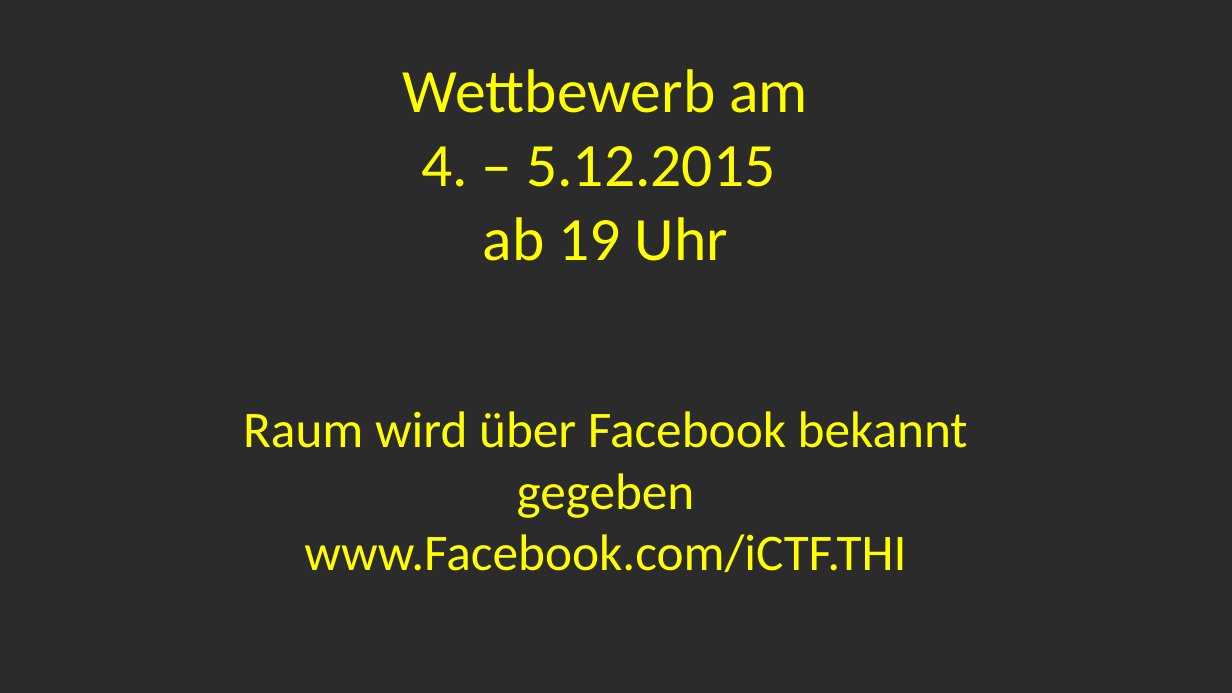
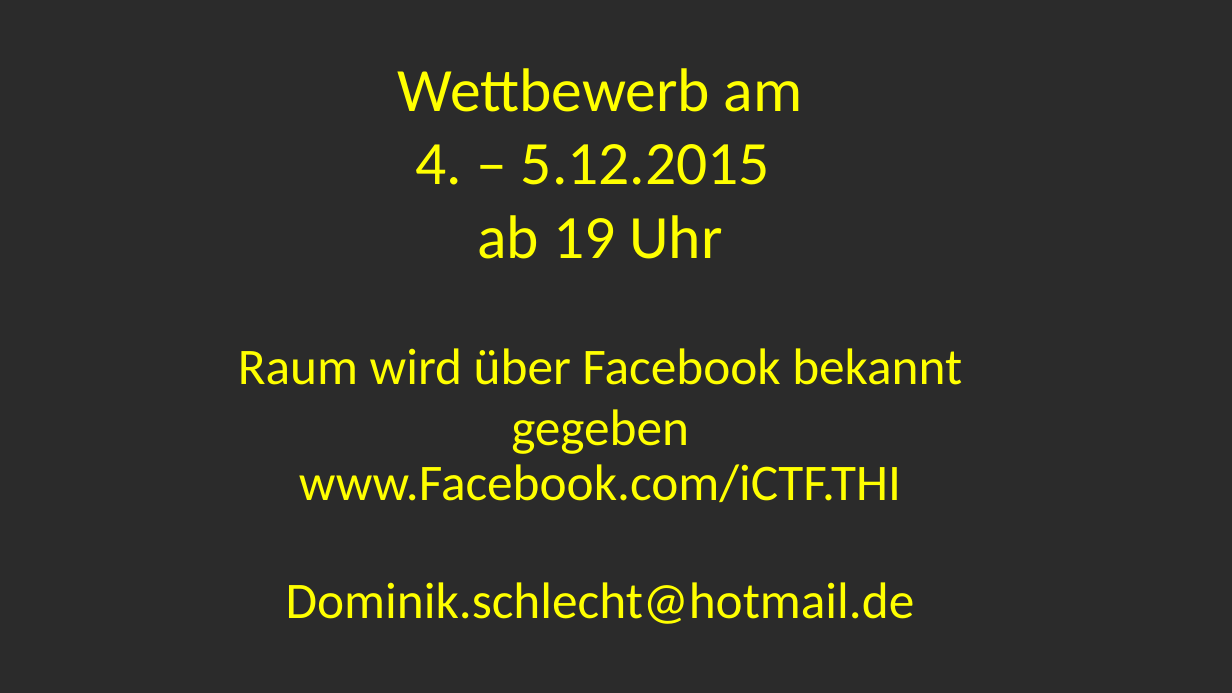
Before and after one commit to DominikSchlecht/masterProjWS15, a slide deck: slide 6 of Marketing/Infoveranstaltung iCTF.odp (slide 7 before the commit). Drawn at 1232x693 pixels with LibreOffice and Linux fonts; fonts in the diff are those of the drawing; background and template pictures are left out; a plain dark background stands for a picture behind light text. Boxes give left, top, right and bottom in pixels: in the first picture for what was removed or moved away, otherwise in the second. Text is boxed around its words. In the diff, an @@ line names an element or a change of style, - is before the commit and + after.

```diff
--- a/Marketing/Infoveranstaltung iCTF.odp
+++ b/Marketing/Infoveranstaltung iCTF.odp
@@ text "Wettbewerb am" moved from (x1=243, y1=69, x2=968, y2=572) to (x1=238, y1=81, x2=962, y2=624) @@
@@ text at (x1=299, y1=464, x2=901, y2=502): line spacing 1 to 0.9 @@
@@ text at (x1=286, y1=582, x2=915, y2=624): paragraph added @@
+Dominik.schlecht@hotmail.de
```
Also in this commit, not shown: 1 slide removed, 1 other file.
